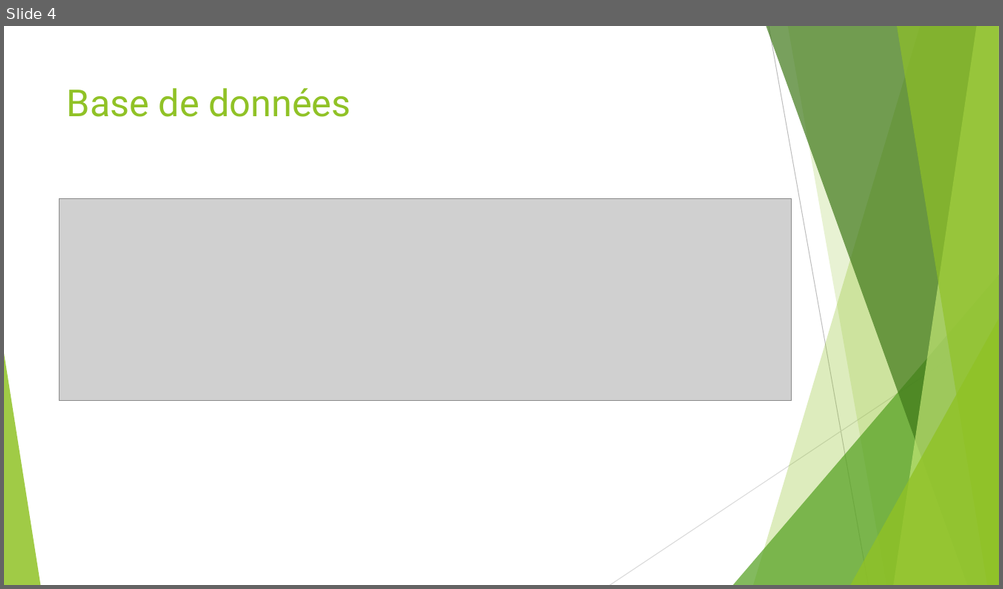
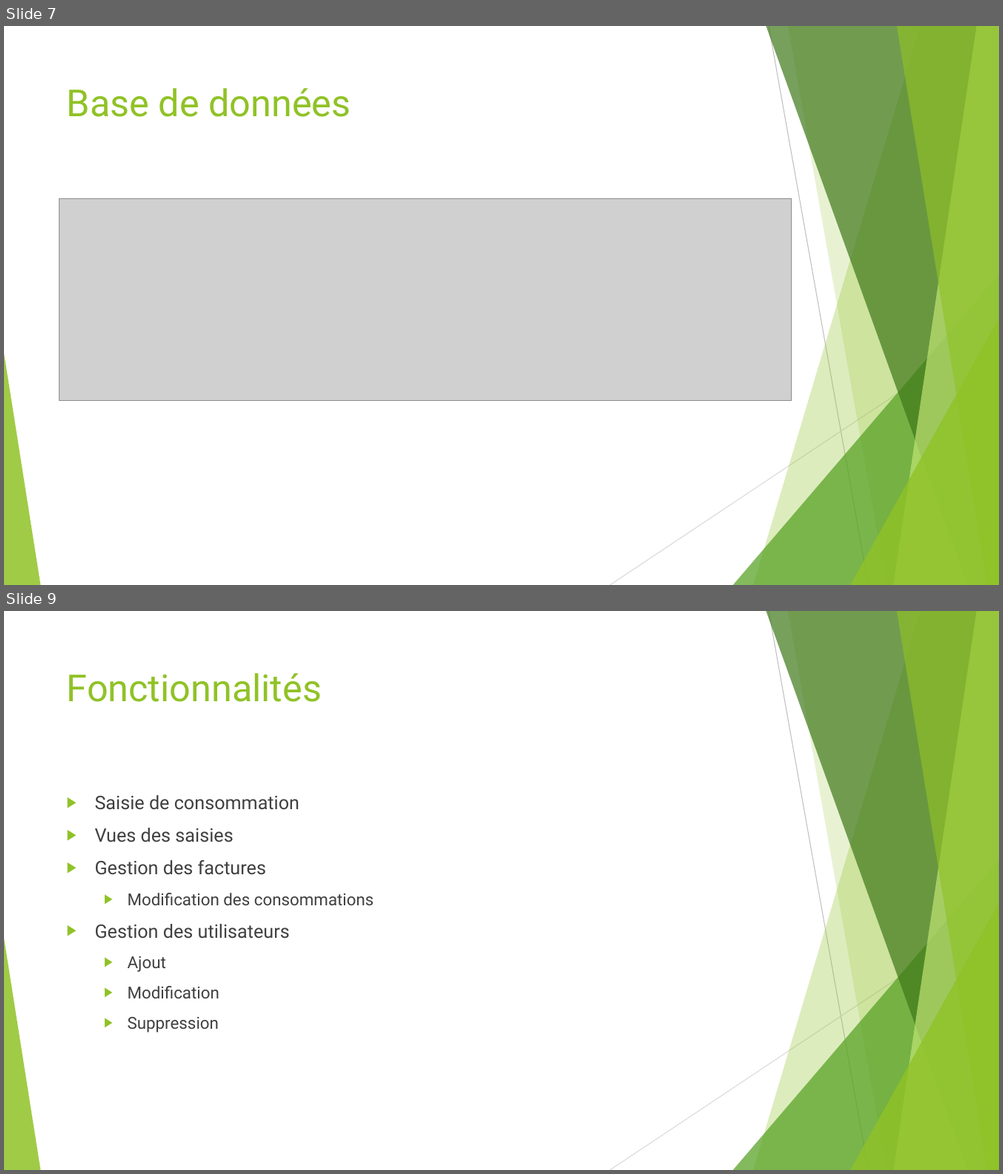
Before and after one commit to MarshallPhilip/TIP-FICTIF, a slide deck: Doc/Presentation/Presentation.pptx. Shown one above the other, each under a label of ours: slide 4 before the commit, slides 7 and 9 after it; the slides between them are not shown. The pictures are 1003x589 and 1003x1174 pixels, drawn with LibreOffice and Linux fonts; fonts in the diff are those of the drawing; grey boxes stand for pictures. Boxes give left, top, right and bottom in pixels: in the first picture for what was removed or moved away, otherwise in the second. Text is boxed around its words. In the diff, an @@ line names an element or a change of style, - is before the commit and + after.

```diff
--- a/Doc/Presentation/Presentation.pptx
+++ b/Doc/Presentation/Presentation.pptx
@@ slide 9 added at (4,611,999,1170), background #FFFFFF; not listed: 10 template elements that a slide beside it also shows @@
@@ title added at (67,673,321,702), 36 pt, text #90C226 @@
+Fonctionnalités
@@ text added at (95,795,374,1033), 18 pt, text #404040 @@
+▶ Saisie de consommation
+▶ Vues des saisies
+▶ Gestion des factures
+  ▶ Modification des consommations
+▶ Gestion des utilisateurs
+  ▶ Ajout
+  ▶ Modification
+  ▶ Suppression
@@ what was slide 4 is now slide 7 @@
```
Also in this commit, not shown: 1 slide changed, 8 other slides added, 1 slide removed, 1 other file.
